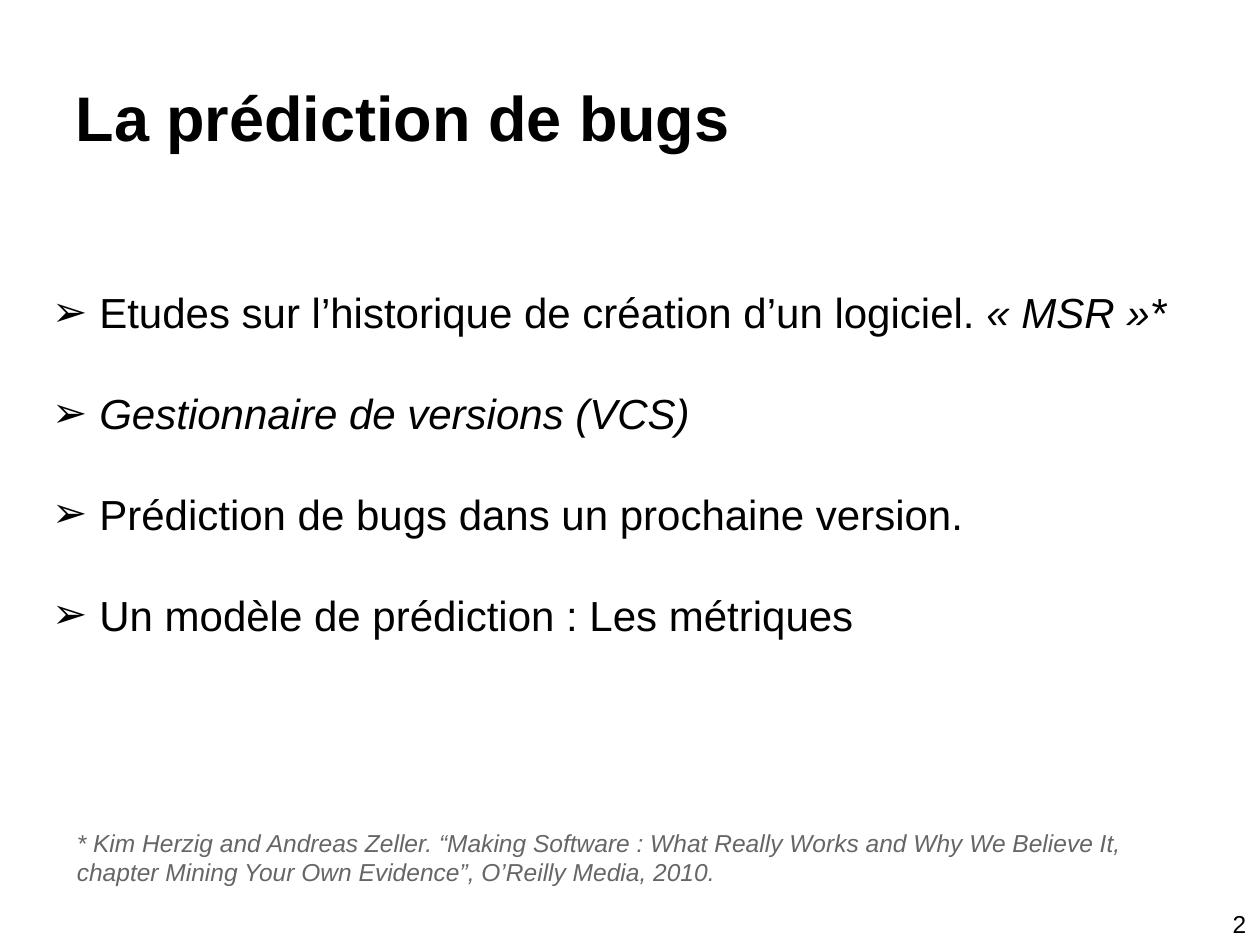
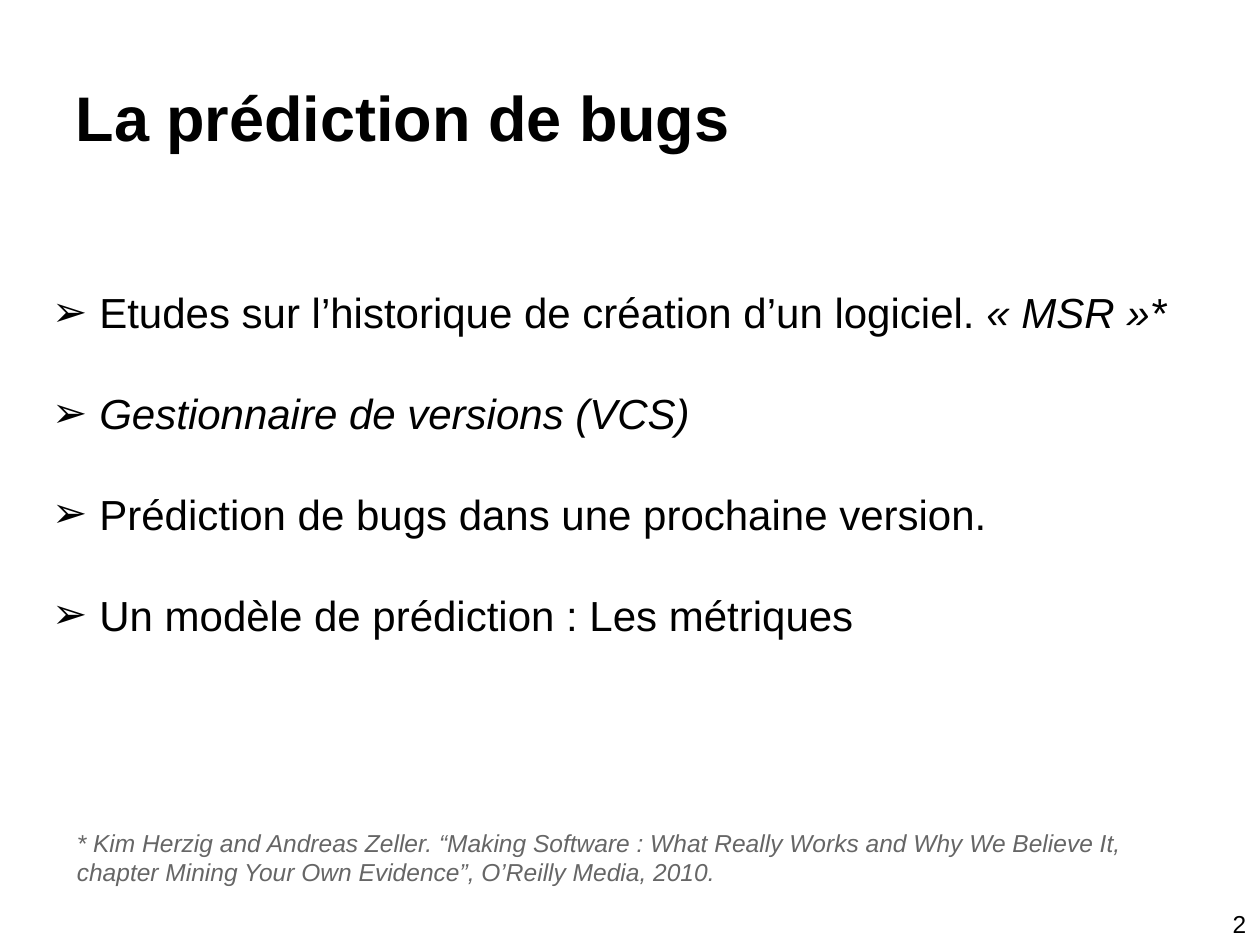
Before and after one commit to stonesong/Stage, a slide deck: slide 2 of presentation/presStageM2.pptx. Drawn at 1260x945 pixels with LibreOffice and Linux fonts; fonts in the diff are those of the drawing. Boxes give left, top, right and bottom in pixels: in the first picture for what was removed or moved away, otherwise in the second. Text is boxed around its words. In the diff, an @@ line names an element or a change of style, - is before the commit and + after.

```diff
--- a/presentation/presStageM2.pptx
+++ b/presentation/presStageM2.pptx
@@ text at <box>99,499,986,538</box>: text changed @@
-➢ Prédiction de bugs dans un prochaine version.
+➢ Prédiction de bugs dans une prochaine version.
```
Also in this commit, not shown: 2 other slides changed, 1 other file.
